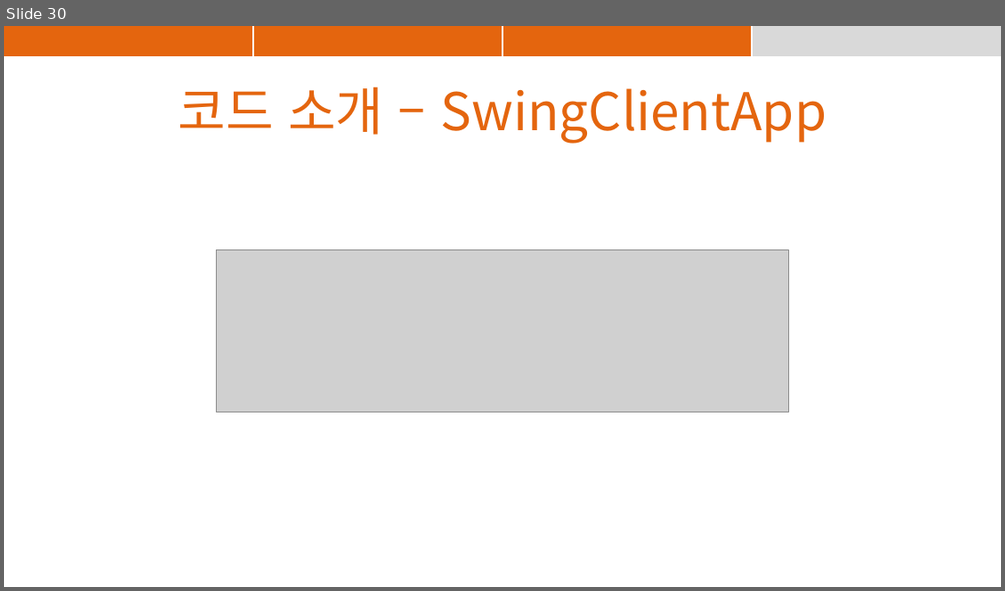
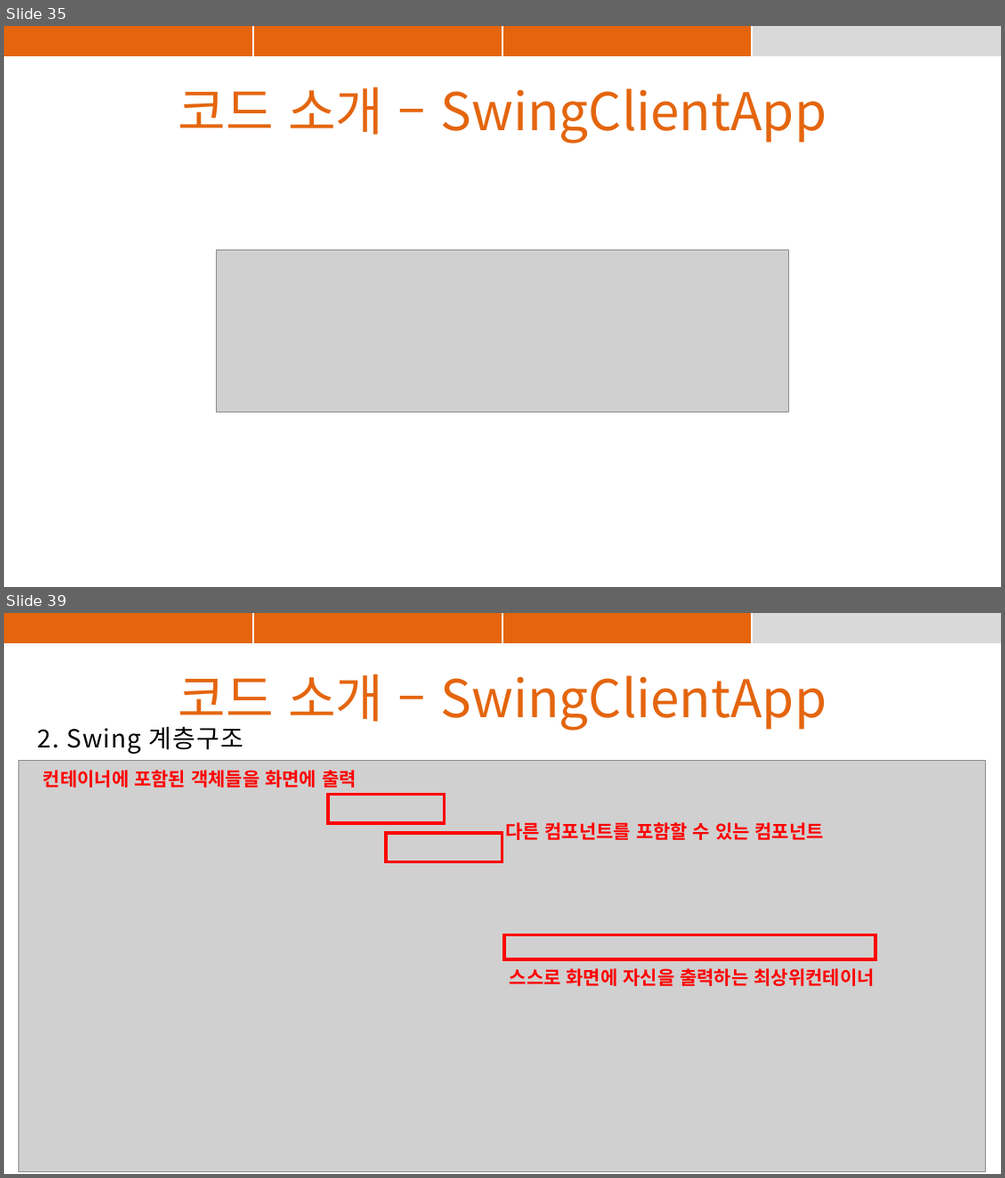
Before and after one commit to suyons/strangechat, a slide deck: StrangeChat_PPT.pptx. Shown one above the other, each under a label of ours: slide 30 before the commit, slides 35 and 39 after it; the slides between them are not shown. The pictures are 1005x591 and 1005x1178 pixels, drawn with LibreOffice and Linux fonts; fonts in the diff are those of the drawing; grey boxes stand for pictures. Boxes give left, top, right and bottom in pixels: in the first picture for what was removed or moved away, otherwise in the second. Text is boxed around its words. In the diff, an @@ line names an element or a change of style, - is before the commit and + after.

```diff
--- a/StrangeChat_PPT.pptx
+++ b/StrangeChat_PPT.pptx
@@ slide 39 added at box(4, 613, 1001, 1174), background #FFFFFF @@
@@ table added at box(4, 613, 1000, 643), 1 rows, 4 columns @@
+ |  |  | 
@@ text added at box(178, 674, 827, 730), 50 pt, text #E4650E @@
+코드 소개 – SwingClientApp
@@ text added at box(38, 726, 243, 754), 24 pt, text #000000 @@
+2. Swing 계층구조
@@ group added at box(19, 761, 986, 1172): 3 rectangles, 3 texts, 1 picture @@
+다른 컴포넌트를 포함할 수 있는 컴포넌트
+스스로 화면에 자신을 출력하는 최상위컨테이너
+컨테이너에 포함된 객체들을 화면에 출력
@@ what was slide 30 is now slide 35 @@
```
Also in this commit, not shown: 35 other slides added, 1 other file.
